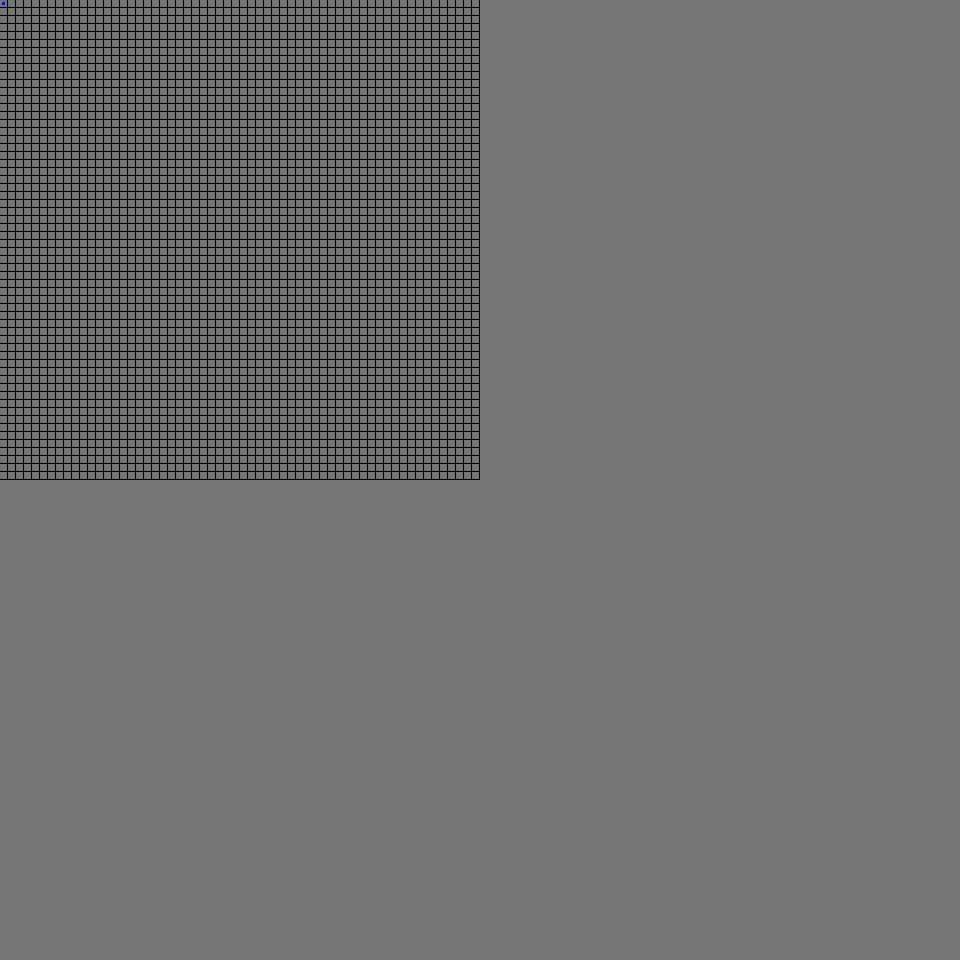
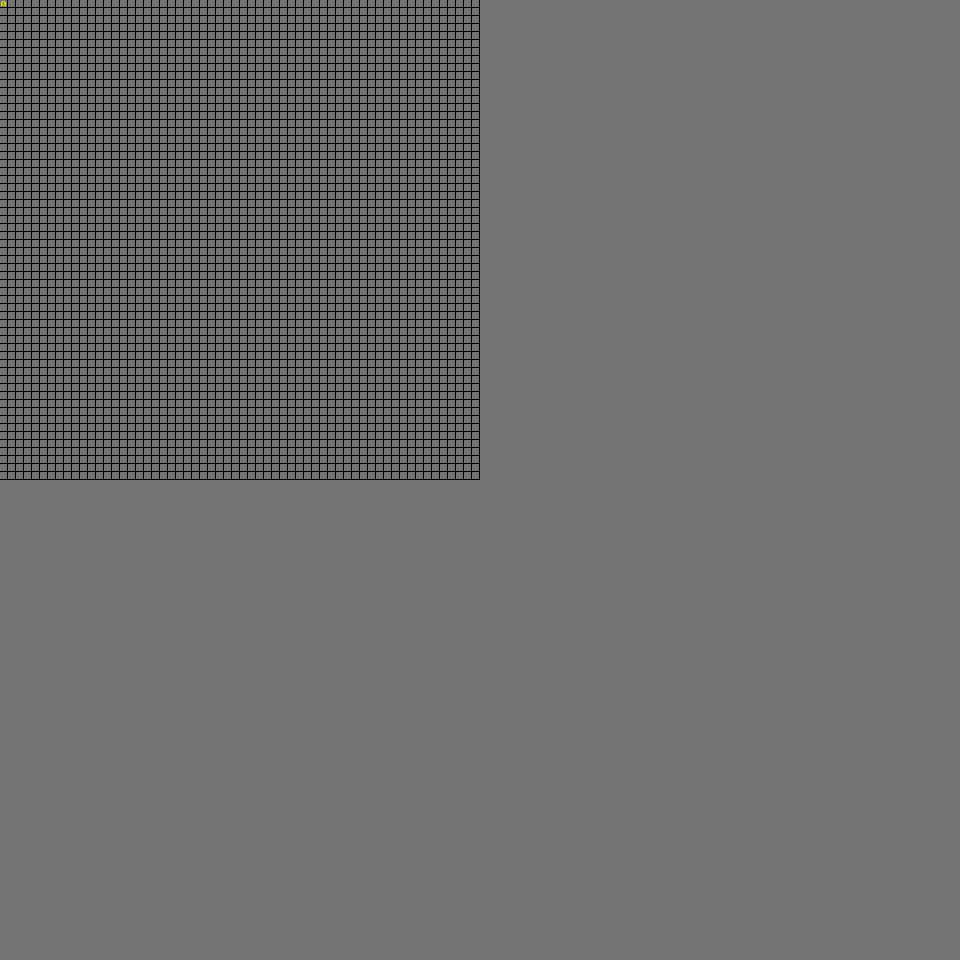
Layer changes from the first w=960, h=960 image to the second:
painted on "Layer 1" over [1, 1, 6, 7]
